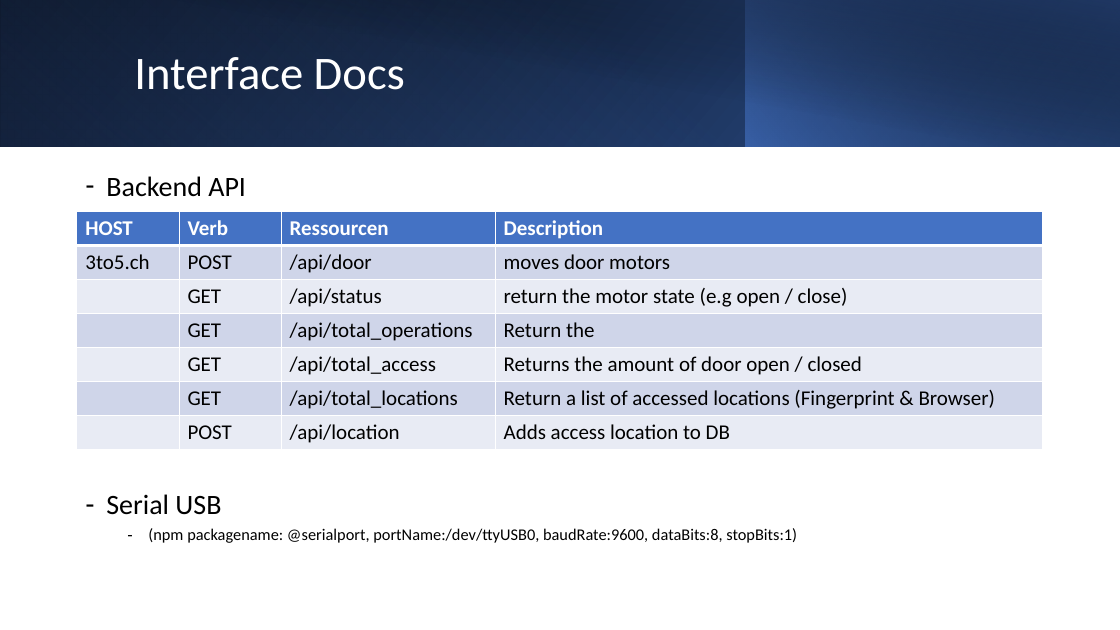
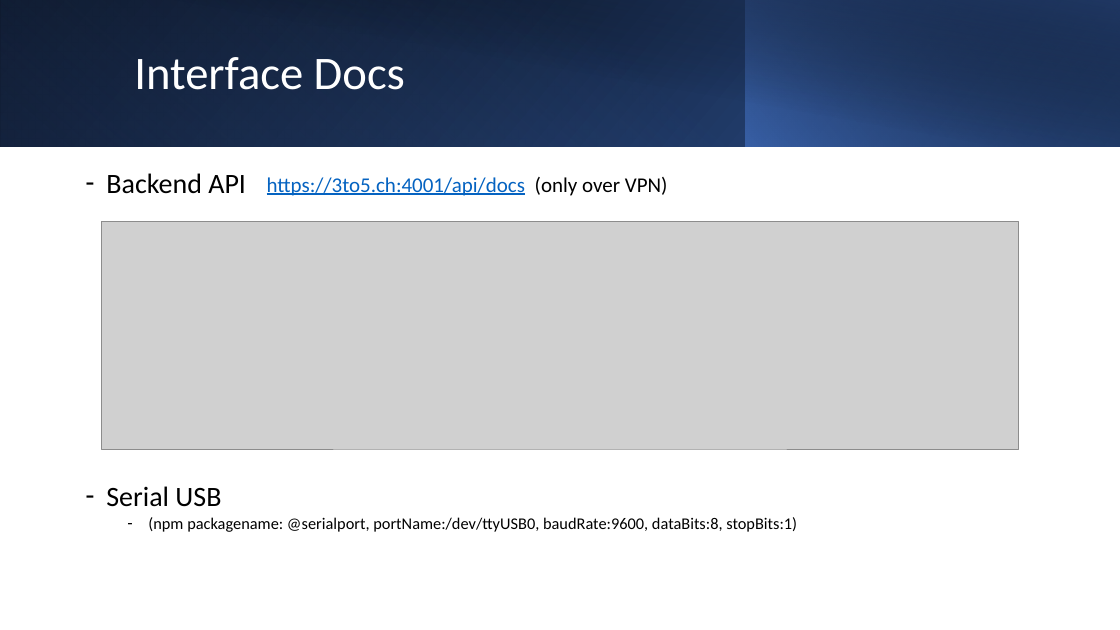
Before and after one commit to fhnw-iot-5ibb1/fhnw-iot-project-hs21-remotedoorcontrol, a slide deck: slide 4 of RemoteDoorControl/doc/RDC_Präsentation.pptx (slide 6 before the commit). Drawn at 1120x630 pixels with LibreOffice and Linux fonts; fonts in the diff are those of the drawing; grey boxes stand for pictures. Boxes give left, top, right and bottom in pixels: in the first picture for what was removed or moved away, otherwise in the second. Text is boxed around its words. In the diff, an @@ line names an element or a change of style, - is before the commit and + after.

```diff
--- a/RemoteDoorControl/doc/RDC_Präsentation.pptx
+++ b/RemoteDoorControl/doc/RDC_Präsentation.pptx
@@ text "Backend API" at (106,173,797,532): line spacing 0.9 to 0.8 @@
@@ text added at (267,177,668,196), 18 pt, text #0563C1, underline @@
+https://3to5.ch:4001/api/docs (only over VPN)
@@ table removed at (77,211,1044,450), 7 rows, 4 columns @@
-HOST | Verb | Ressourcen | Description
-3to5.ch | POST | /api/door | moves door motors
- | GET | /api/status | return the motor state (e.g open / close)
- | GET | /api/total_operations | Return the
- | GET | /api/total_access | Returns the amount of door open / closed
- | GET | /api/total_locations | Return a list of accessed locations (Fingerprint & Browser)
- | POST | /api/location | Adds access location to DB
@@ picture added at (102,221,1018,449) @@
```
Also in this commit, not shown: 3 other slides changed, 1 slide added, 3 slides removed, 10 other files.
